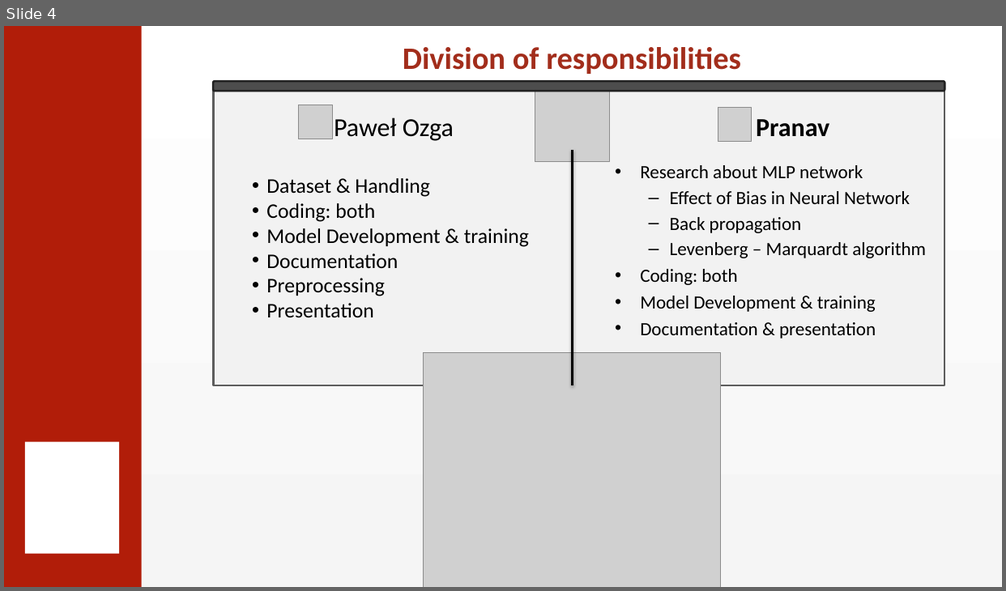
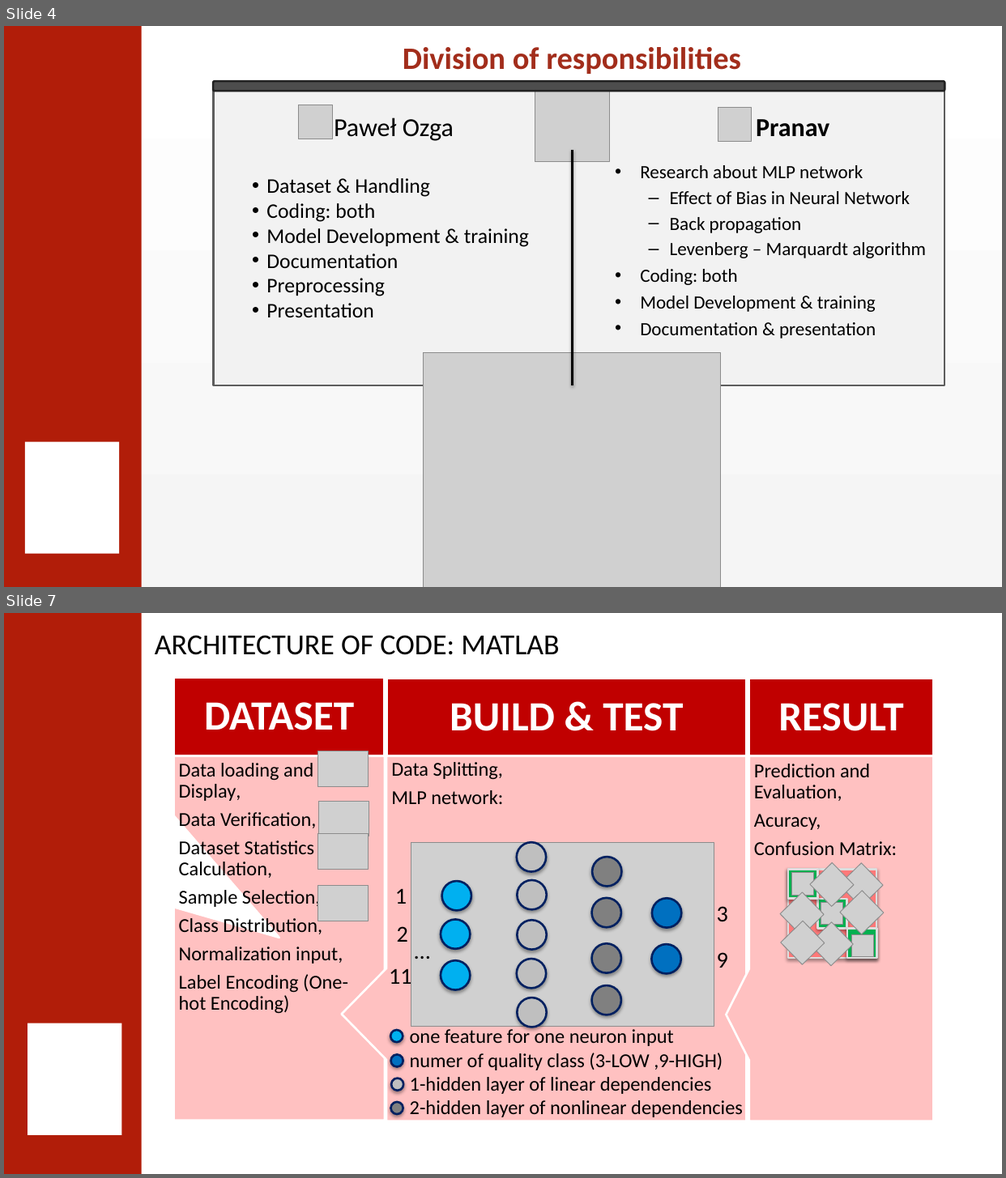
Before and after one commit to 0ZGAnetwork/WineQualityProject, a slide deck: Wine quality classification using Artificial Neural Network.pptx. Shown one above the other, each under a label of ours: slide 4 before the commit, slides 4 and 7 after it; the slides between them are not shown. The pictures are 1006x591 and 1006x1178 pixels, drawn with LibreOffice and Linux fonts; fonts in the diff are those of the drawing; grey boxes stand for pictures; background and template pictures are left out. Boxes give left, top, right and bottom in pixels: in the first picture for what was removed or moved away, otherwise in the second. Text is boxed around its words. In the diff, an @@ line names an element or a change of style, - is before the commit and + after.

```diff
--- a/Wine quality classification using Artificial Neural Network.pptx
+++ b/Wine quality classification using Artificial Neural Network.pptx
@@ slide 7 added at (x1=4, y1=613, x2=1002, y2=1174), background #FFFFFF; not listed: 1 template element that a slide beside it also shows @@
@@ text added at (x1=155, y1=635, x2=559, y2=655), 28 pt, text #000000 @@
+ARCHITECTURE OF CODE: MATLAB
@@ group added at (x1=174, y1=678, x2=934, y2=1122): 6 texts, 3 speech boxes, 3 rectangles @@
+Data loading and Display,
+Data Verification,
+Dataset Statistics Calculation,
+Sample Selection,
+Class Distribution,
+Normalization input,
+Label Encoding (One-hot Encoding)
+DATASET
+Data Splitting,
+MLP network:
+BUILD & TEST
+Prediction and Evaluation,
+Acuracy,
+Confusion Matrix:
+RESULT
@@ picture added at (x1=318, y1=752, x2=368, y2=786) @@
@@ picture added at (x1=318, y1=801, x2=368, y2=836) @@
@@ picture added at (x1=318, y1=834, x2=368, y2=869) @@
@@ picture added at (x1=318, y1=885, x2=368, y2=921) @@
@@ text added at (x1=395, y1=889, x2=407, y2=904), 22 pt, text #000000 @@
+1
@@ text added at (x1=397, y1=926, x2=408, y2=942), 22 pt, text #000000 @@
+2
@@ text added at (x1=681, y1=914, x2=720, y2=949), 22 pt, text #000000 @@
+…
@@ text added at (x1=717, y1=906, x2=728, y2=922), 22 pt, text #000000 @@
+3
@@ group added at (x1=780, y1=862, x2=883, y2=966): 9 pictures, 4 rectangles @@
@@ text added at (x1=717, y1=952, x2=728, y2=968), 22 pt, text #000000 @@
+9
@@ text added at (x1=389, y1=965, x2=412, y2=990), 22 pt, text #000000 @@
+11
@@ group added at (x1=411, y1=843, x2=714, y2=1027): 14 ellipses, 1 picture, 1 text @@
+…
@@ rectangle added at (x1=28, y1=1023, x2=122, y2=1135), fill #FFFFFF @@
@@ ellipse added at (x1=390, y1=1030, x2=403, y2=1042), fill #00B0F0, outline #002060 2 pt @@
@@ text added at (x1=410, y1=1028, x2=743, y2=1118), 19 pt, text #000000 @@
+one feature for one neuron input
+numer of quality class (3-LOW ,9-HIGH)
+1-hidden layer of linear dependencies
+2-hidden layer of nonlinear dependencies
@@ ellipse added at (x1=391, y1=1054, x2=403, y2=1067), fill #0070C0, outline #002060 2 pt @@
@@ ellipse added at (x1=391, y1=1079, x2=403, y2=1091), fill #BFBFBF, outline #002060 2 pt @@
@@ ellipse added at (x1=391, y1=1102, x2=403, y2=1114), fill #808080, outline #002060 2 pt @@
```
Also in this commit, not shown: 2 slides changed, 6 other slides added, 15 other files.
